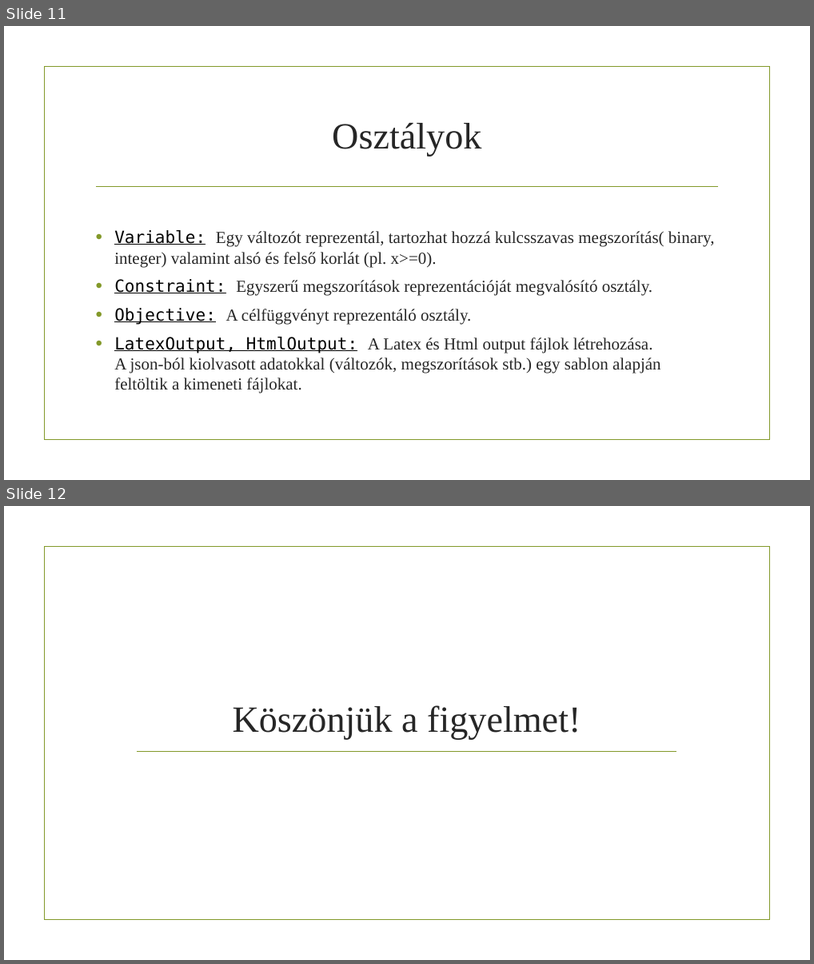
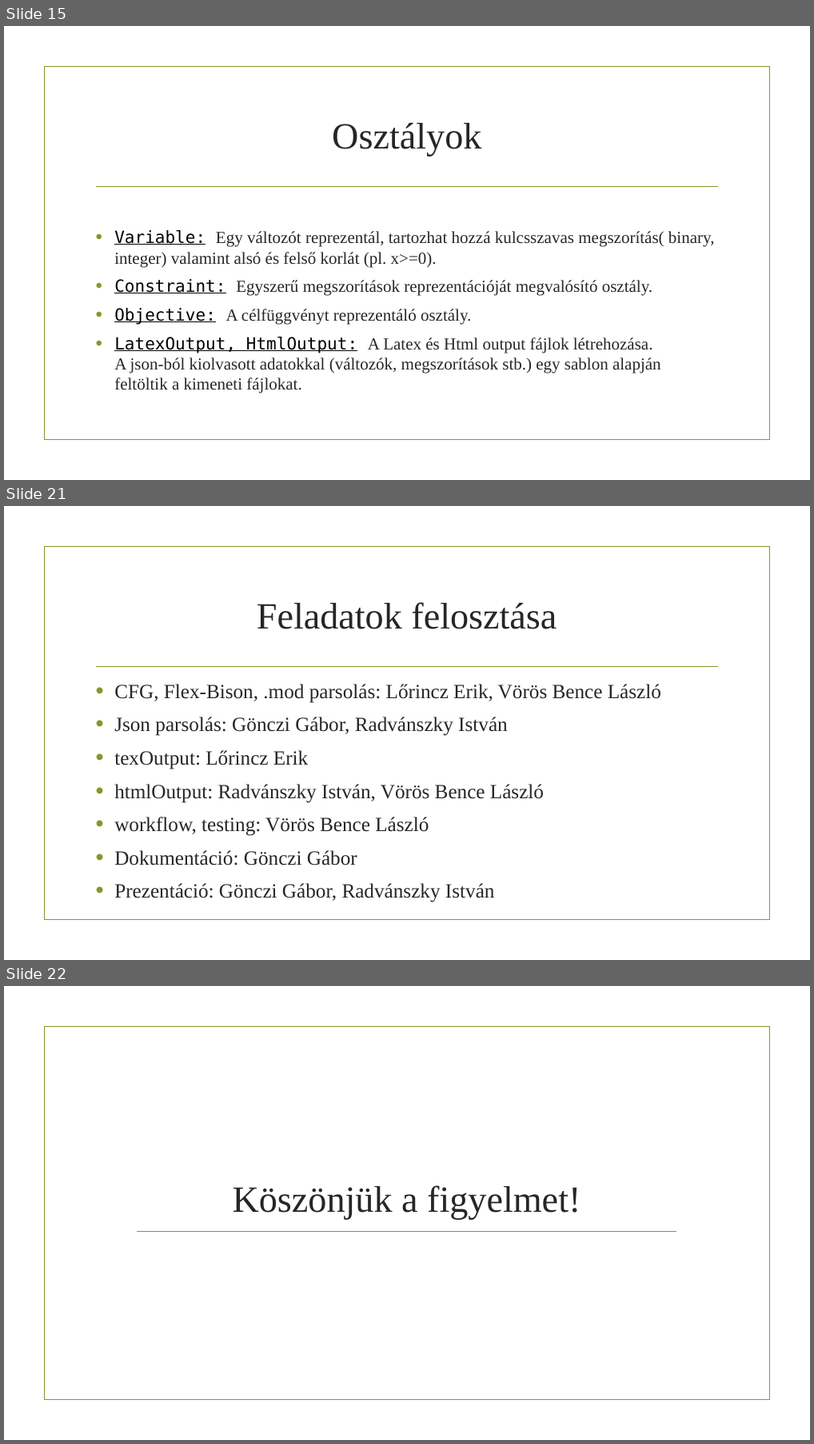
Before and after one commit to Teaching-projects/SZE-ProjektMunka2-gmpl2latex, a slide deck: Presentation/GMPL2LateX-Presentation.pptx. Shown one above the other, each under a label of ours: slides 11 and 12 before the commit, slides 15, 21 and 22 after it; the slides between them are not shown. The pictures are 814x964 and 814x1444 pixels, drawn with LibreOffice and Linux fonts; fonts in the diff are those of the drawing; background and template pictures are left out. Boxes give left, top, right and bottom in pixels: in the first picture for what was removed or moved away, otherwise in the second. Text is boxed around its words. In the diff, an @@ line names an element or a change of style, - is before the commit and + after.

```diff
--- a/Presentation/GMPL2LateX-Presentation.pptx
+++ b/Presentation/GMPL2LateX-Presentation.pptx
@@ slide 21 added at (x1=4, y1=506, x2=810, y2=960), background picture (left out); not listed: 2 template elements that a slide beside it also shows @@
@@ title added at (x1=257, y1=602, x2=557, y2=629), 44 pt, text #262626 @@
+Feladatok felosztása
@@ text added at (x1=114, y1=684, x2=662, y2=902), 24 pt, text #262626 @@
+• CFG, Flex-Bison, .mod parsolás: Lőrincz Erik, Vörös Bence László
+• Json parsolás: Gönczi Gábor, Radvánszky István
+• texOutput: Lőrincz Erik
+• htmlOutput: Radvánszky István, Vörös Bence László
+• workflow, testing: Vörös Bence László
+• Dokumentáció: Gönczi Gábor
+• Prezentáció: Gönczi Gábor, Radvánszky István
@@ what was slide 11 is now slide 15 @@
@@ what was slide 12 is now slide 22 @@
```
Also in this commit, not shown: 11 other slides added, 2 slides removed.
